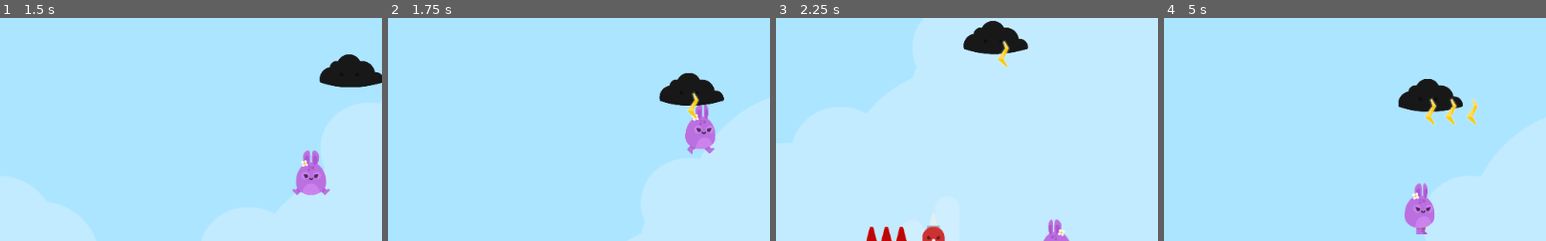
Above: before the commit, frames 1-4 (left to right).
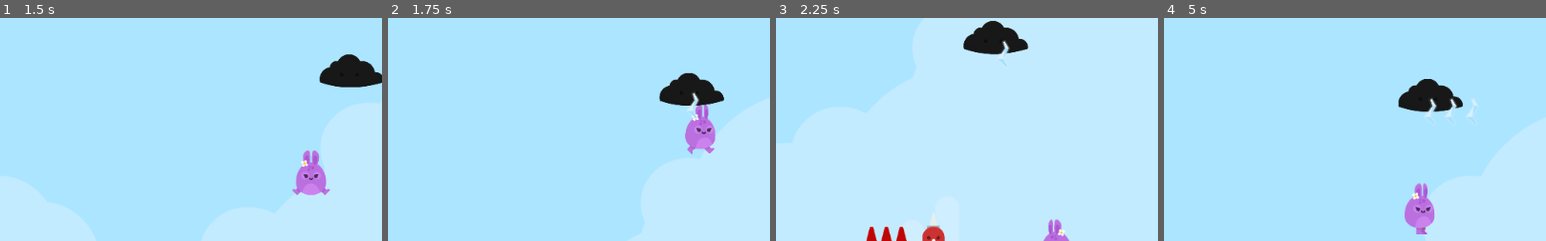
Above: after the commit, the same moments.

Repository: KennedyMungai/SimplePlatformer
Game: Godot game, scene res://Scenes/Levels/Level1.tscn
Two runs of this game, one before a commit and one after it. Both use one fixed random seed, a clock stepped at 60 frames per second and the inputs below.
Inputs:
- Up to frame 1 (1.5 s): hold D (right) from 0.53 s (still down); tap W (jump) at 0.77 s
- Up to frame 2 (1.75 s): keep holding D (right); tap W (jump) at 1.52 s
- Up to frame 3 (2.25 s): release D (right) at 2.03 s; hold A (left) from 2.03 s (still down)
- Up to frame 4 (5 s): tap W (jump) at 3.02, 3.77, 4.52 s; release A (left) at 4.28 s; hold D (right) from 4.28 s (still down)
The pictures show only the part of the screen within x 24-74%, y 13-63%; the shares and areas given below are measured in that part.

Frame 1 is identical in both runs. In frame 2, 0.1% of the frame differs, in the area x 78-82%, y 33-46%; in frame 3, 0.1%; in frame 4, 0.4%, in the area x 68-83%, y 36-48%.

Commit message:
The lightning is deleted once it is offscreen

Diff:
--- a/Scenes/Lightning.tscn
+++ b/Scenes/Lightning.tscn
@@ -29,5 +29,6 @@
 
 [node name="AnimatedSprite" type="AnimatedSprite" parent="."]
 frames = SubResource( 1 )
-frame = 1
 playing = true
+
+[connection signal="screen_exited" from="Area2D/VisibilityNotifier2D" to="." method="_on_VisibilityNotifier2D_screen_exited"]
